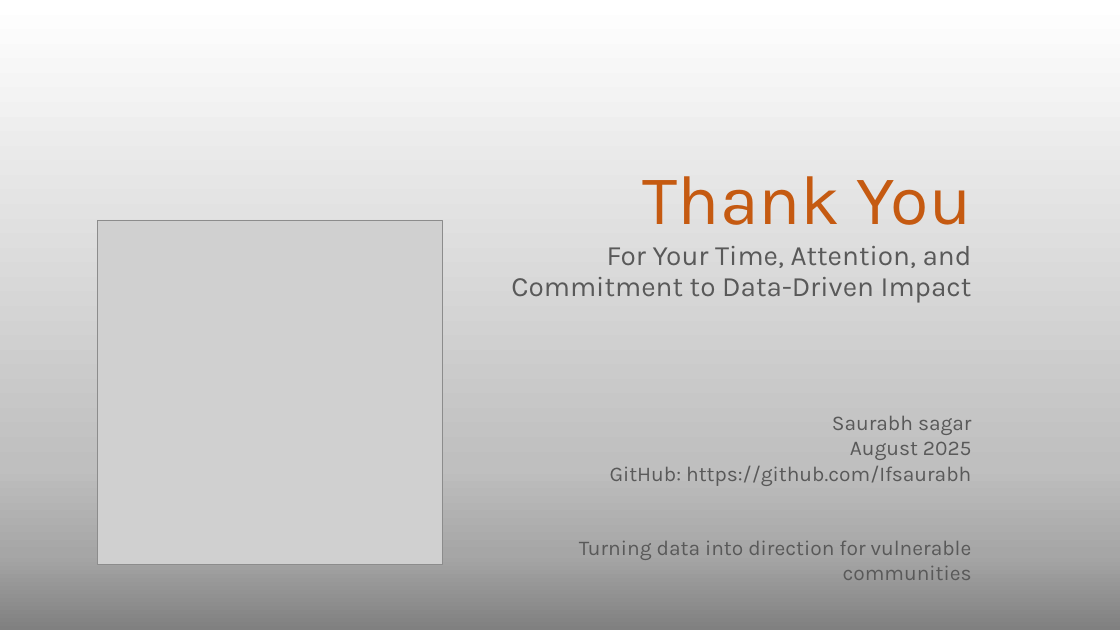
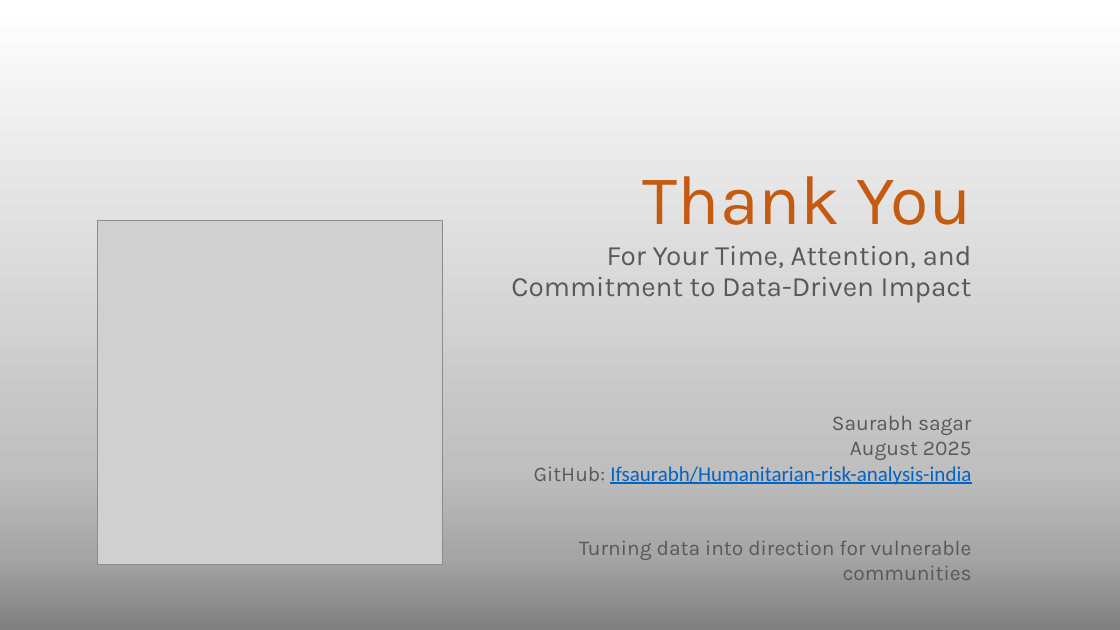
Before and after one commit to Ifsaurabh/Humanitarian-risk-analysis-india, a slide deck: slide 21 of 6_Report/Humanitarian Risk Analytics.pptx. Drawn at 1120x630 pixels with LibreOffice and Linux fonts; fonts in the diff are those of the drawing; grey boxes stand for pictures. Boxes give left, top, right and bottom in pixels: in the first picture for what was removed or moved away, otherwise in the second. Text is boxed around its words. In the diff, an @@ line names an element or a change of style, - is before the commit and + after.

Commit message:
Updated ppt

```diff
--- a/6_Report/Humanitarian Risk Analytics.pptx
+++ b/6_Report/Humanitarian Risk Analytics.pptx
@@ text at (x1=534, y1=466, x2=971, y2=485): text changed; font Karla to Calibri; text colour #595959 to #0563C1 @@
-GitHub: https://github.com/Ifsaurabh
+GitHub: Ifsaurabh/Humanitarian-risk-analysis-india
```
Also in this commit, not shown: 1 other slide changed, 1 other file.
